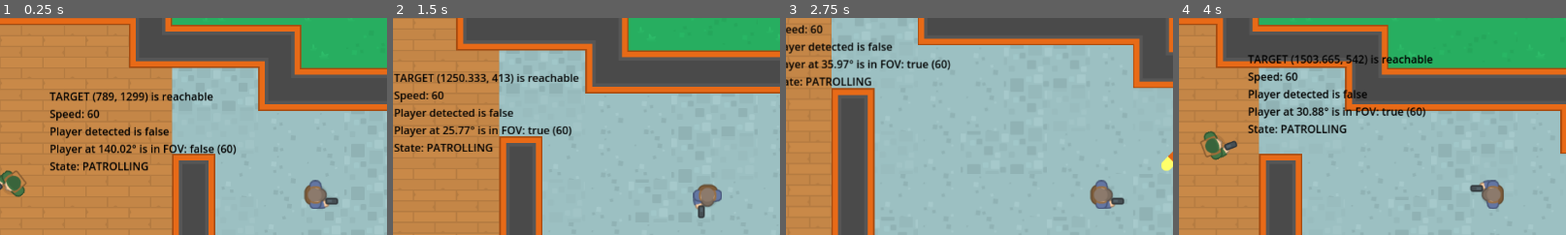
Above: before the commit, frames 1-4 (left to right).
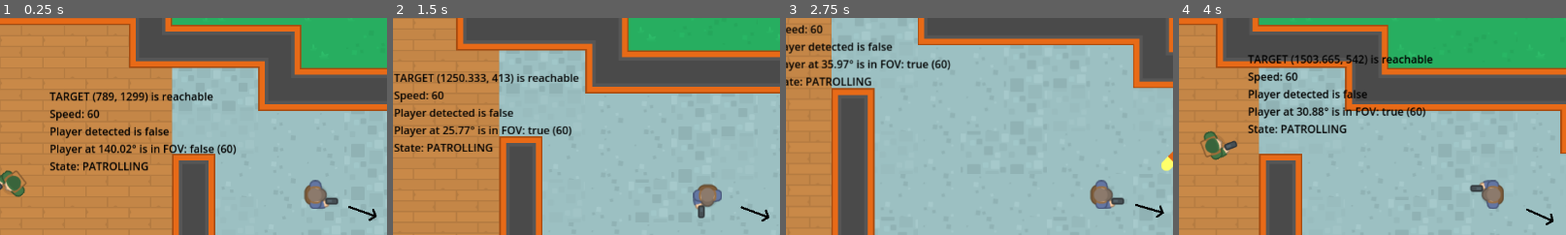
Above: after the commit, the same moments.

Repository: fj0lverkr/do-not-mind-me
Game: Godot game, scene res://scenes/level_map/level_map.tscn
Two runs of this game, one before a commit and one after it. Both use one fixed random seed, a clock stepped at 60 frames per second and the inputs below. Sound files missing from this copy of the repository are replaced by a short silence.
Inputs (mouse positions are % of the whole screen's width and height, from its top left):
- Up to frame 1 (0.25 s): no input
- Up to frame 2 (1.5 s): move the mouse to (72, 45) at 0.52 s; hold D (right) 0.53-1.28 s; click (72, 45) at 0.6 s; move the mouse to (30, 55) at 1.27 s; hold S (down) from 1.28 s (still down); click (30, 55) at 1.35 s
- Up to frame 3 (2.75 s): move the mouse to (60, 28) at 2.02 s; release S (down) at 2.03 s; hold D (right) from 2.03 s (still down); click (60, 28) at 2.1 s
- Up to frame 4 (4 s): move the mouse to (45, 70) at 2.77 s; release D (right) at 2.78 s; hold W (up) 2.78-3.53 s; click (45, 70) at 2.85 s; move the mouse to (80, 65) at 3.52 s; hold A (left) from 3.53 s (still down); click (80, 65) at 3.6 s
The pictures show only the part of the screen within x 9-59%, y 9-59%; the shares and areas given below are measured in that part.

The runs differ from the first frame. In frame 1, 0.1% of the frame differs, in the area x 89-98%, y 86-94%; in frame 2, 0.1%; in frame 3, 0.1%, in the area x 90-98%, y 85-92%; in frame 4, 0.1%.

Commit message:
create exit level stuff

Diff:
--- /dev/null
+++ b/scenes/exit/exit.gd
@@ -0,0 +1,20 @@
+class_name Exit
+extends Area2D
+
+
+func _ready() -> void:
+	monitoring = false
+	hide()
+
+
+func activate() -> void:
+	monitoring = true
+	show()
+
+
+func _on_body_entered(body: Node2D) -> void:
+	if not body is Player:
+		return
+
+	set_deferred("monitoring", false)
+	SignalBus.on_exit.emit()
--- /dev/null
+++ b/scenes/exit/exit.tscn
@@ -0,0 +1,23 @@
+[gd_scene load_steps=4 format=3 uid="uid://dxhq8a4r1v4y8"]
+
+[ext_resource type="Script" path="res://scenes/exit/exit.gd" id="1_dg2ph"]
+[ext_resource type="Texture2D" uid="uid://c3btuv8iaa2x3" path="res://assets/images/exit.png" id="1_kkt87"]
+
+[sub_resource type="RectangleShape2D" id="RectangleShape2D_na228"]
+size = Vector2(49, 45)
+
+[node name="Exit" type="Area2D"]
+collision_layer = 0
+collision_mask = 4
+script = ExtResource("1_dg2ph")
+
+[node name="CollisionShape2D" type="CollisionShape2D" parent="."]
+position = Vector2(3.5, 3.5)
+shape = SubResource("RectangleShape2D_na228")
+
+[node name="Sprite2D" type="Sprite2D" parent="."]
+self_modulate = Color(7.46027e-07, 0.681845, 7.70092e-07, 1)
+scale = Vector2(0.8, 0.8)
+texture = ExtResource("1_kkt87")
+
+[connection signal="body_entered" from="." to="." method="_on_body_entered"]
--- a/scenes/level_map/level_map.gd
+++ b/scenes/level_map/level_map.gd
@@ -3,11 +3,15 @@
 
 @onready
 var _pickups: Node = $Pickups
+@onready
+var _exit: Exit = $Exit
 
 
 # Called when the node enters the scene tree for the first time.
 func _ready() -> void:
 	SignalBus.on_pickup_taken.connect(_on_pickup_taken)
+	SignalBus.on_request_exit.connect(_on_request_exit)
+	SignalBus.on_exit.connect(_on_exit)
 
 
 func _on_pickup_taken() -> void:
@@ -15,3 +19,11 @@
 		return
 
 	SignalBus.on_request_exit.emit()
+
+
+func _on_request_exit() -> void:
+	_exit.activate()
+
+
+func _on_exit() -> void:
+	print("exit level")
--- a/scenes/level_map/level_map.tscn
+++ b/scenes/level_map/level_map.tscn
@@ -6,6 +6,7 @@
 [ext_resource type="PackedScene" uid="uid://25pmq8donxlx" path="res://scenes/waypoint/waypoint.tscn" id="3_hart7"]
 [ext_resource type="PackedScene" uid="uid://bvb5cnvoqb8t3" path="res://scenes/player/player.tscn" id="4_vvh1k"]
 [ext_resource type="PackedScene" uid="uid://bhoijn5rfaim2" path="res://scenes/pickup/pickup.tscn" id="5_746j6"]
+[ext_resource type="PackedScene" uid="uid://dxhq8a4r1v4y8" path="res://scenes/exit/exit.tscn" id="7_t6fco"]
 
 [sub_resource type="NavigationPolygon" id="NavigationPolygon_vr77x"]
 vertices = PackedVector2Array(1436.45, 1496.85, 1487.76, 1418.17, 1374.04, 1971.94, 1434.55, 1379.07, 1175.92, 716.773, …(870 unchanged characters)…
@@ -39,6 +40,20 @@
 [node name="Walls" type="TileMapLayer" parent="Tiles"]
 tile_map_data = PackedByteArray("AAADAAMAAwABAAIAAAADAAIAAwABAAIAAAADAAQAAwABAAIAAAADAAUAAwABAAIAAAADAAYAAwABAAIAAAADAA …(6080 unchanged characters)…
 tile_set = ExtResource("1_cs015")
+
+[node name="Exit" parent="." instance=ExtResource("7_t6fco")]
+position = Vector2(1655, 684)
+
+[node name="Pickups" type="Node" parent="."]
+
+[node name="Pickup" parent="Pickups" instance=ExtResource("5_746j6")]
+position = Vector2(1274, 491)
+
+[node name="Pickup2" parent="Pickups" instance=ExtResource("5_746j6")]
+position = Vector2(1377, 580)
+
+[node name="Pickup3" parent="Pickups" instance=ExtResource("5_746j6")]
+position = Vector2(1450, 666)
 
 [node name="Patrol1" type="Node2D" parent="."]
 
@@ -99,16 +114,6 @@
 color = Color(0, 1, 0, 0.282353)
 polygon = PackedVector2Array(1787, 1295, 1786, 1676, 1592, 1679, 1595, 1750, 1786, 1749, 1786, 1877, 1855, 1876, 1857, 1749, 2432, 1749, 2433, 1615, 2361, 1615, 2362, 1680, 1857, 1678, 1854, 1296)
 
-[node name="Player" parent="." instance=ExtResource("4_vvh1k")]
+[node name="Player" parent="." node_paths=PackedStringArray("_exit_node") instance=ExtResource("4_vvh1k")]
 position = Vector2(980, 445)
-
-[node name="Pickups" type="Node" parent="."]
-
-[node name="Pickup" parent="Pickups" instance=ExtResource("5_746j6")]
-position = Vector2(1274, 491)
-
-[node name="Pickup2" parent="Pickups" instance=ExtResource("5_746j6")]
-position = Vector2(1377, 580)
-
-[node name="Pickup3" parent="Pickups" instance=ExtResource("5_746j6")]
-position = Vector2(1450, 666)
+_exit_node = NodePath("../Exit")
--- a/scenes/player/player.gd
+++ b/scenes/player/player.gd
@@ -1,8 +1,13 @@
 class_name Player
 extends CharacterBody2D
 
+@onready
+var _arrow: Sprite2D = $ExitPointer
+
 @export
 var _speed: float = 130.0
+@export
+var _exit_node: Exit
 
 
 func _ready() -> void:
@@ -10,6 +15,8 @@
 
 
 func _physics_process(_delta: float) -> void:
+    if _exit_node:
+        _arrow.look_at(_exit_node.global_position)
     _process_input()
     move_and_slide()
 
--- a/scenes/player/player.tscn
+++ b/scenes/player/player.tscn
@@ -1,7 +1,8 @@
-[gd_scene load_steps=4 format=3 uid="uid://bvb5cnvoqb8t3"]
+[gd_scene load_steps=5 format=3 uid="uid://bvb5cnvoqb8t3"]
 
 [ext_resource type="Script" path="res://scenes/player/player.gd" id="1_dynm6"]
 [ext_resource type="Texture2D" uid="uid://df7ue0jyy6cua" path="res://assets/images/survivor1_gun.png" id="1_iw3j7"]
+[ext_resource type="Texture2D" uid="uid://dd1fgsqot5dm8" path="res://assets/images/arrow.png" id="3_6ffsi"]
 
 [sub_resource type="CapsuleShape2D" id="CapsuleShape2D_dxqci"]
 radius = 14.0
@@ -20,3 +21,8 @@
 shape = SubResource("CapsuleShape2D_dxqci")
 
 [node name="Camera2D" type="Camera2D" parent="."]
+
+[node name="ExitPointer" type="Sprite2D" parent="."]
+scale = Vector2(0.1, 0.1)
+texture = ExtResource("3_6ffsi")
+offset = Vector2(750, 0)
--- a/singletons/signal_bus.gd
+++ b/singletons/signal_bus.gd
@@ -2,3 +2,4 @@
 
 signal on_pickup_taken
 signal on_request_exit
+signal on_exit
Binary file added: assets/images/arrow.png
Not shown, added: assets/images/arrow.png.import
Not shown: 1 places in scenes/level_map/level_map.tscn that only renumber resources
